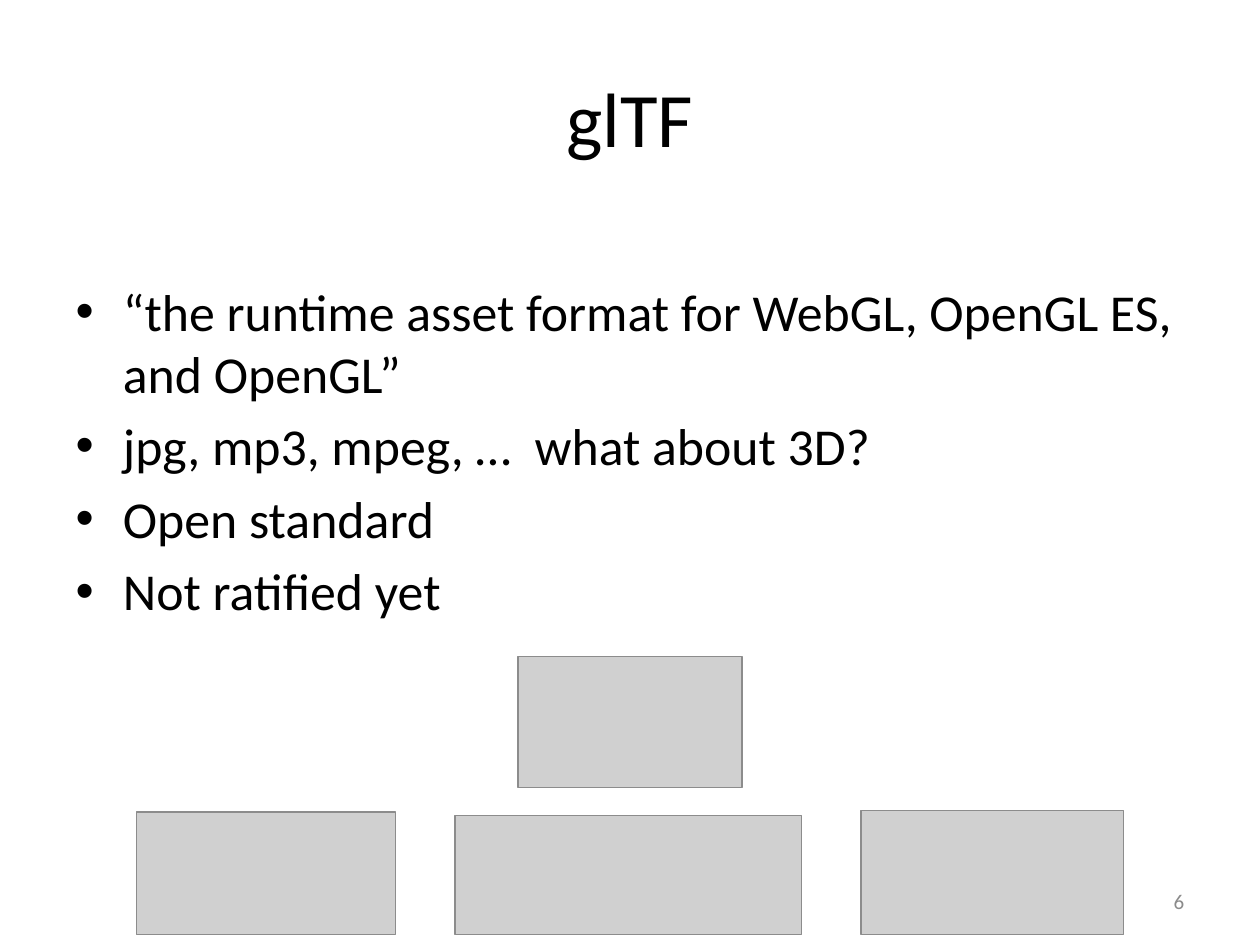
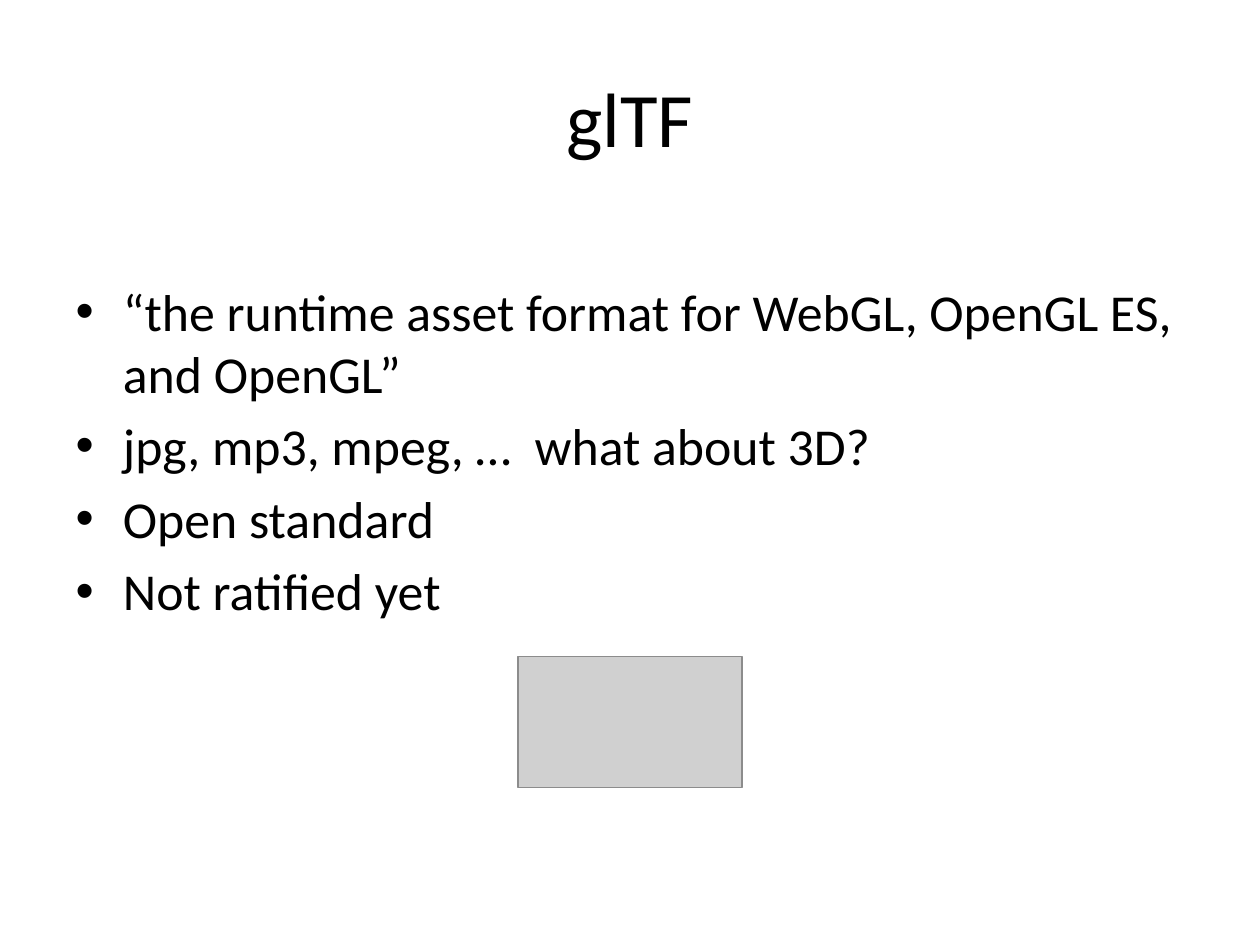
Before and after one commit to pjcozzi/Articles, a slide deck: slide 6 of WebGLContentPipeline/WebGLContentPipelineWithglTF.pptx. Drawn at 1260x945 pixels with LibreOffice and Linux fonts; fonts in the diff are those of the drawing; grey boxes stand for pictures. Boxes give left, top, right and bottom in pixels: in the first picture for what was removed or moved away, otherwise in the second. Text is boxed around its words. In the diff, an @@ line names an element or a change of style, - is before the commit and + after.

```diff
--- a/WebGLContentPipeline/WebGLContentPipelineWithglTF.pptx
+++ b/WebGLContentPipeline/WebGLContentPipelineWithglTF.pptx
@@ picture removed at [136,811,396,934] @@
@@ picture removed at [455,815,801,934] @@
@@ picture removed at [861,810,1123,935] @@
@@ page number removed at [1174,895,1185,909] @@
-6
```
Also in this commit, not shown: 7 other slides changed, 1 slide added, 11 slides removed.
